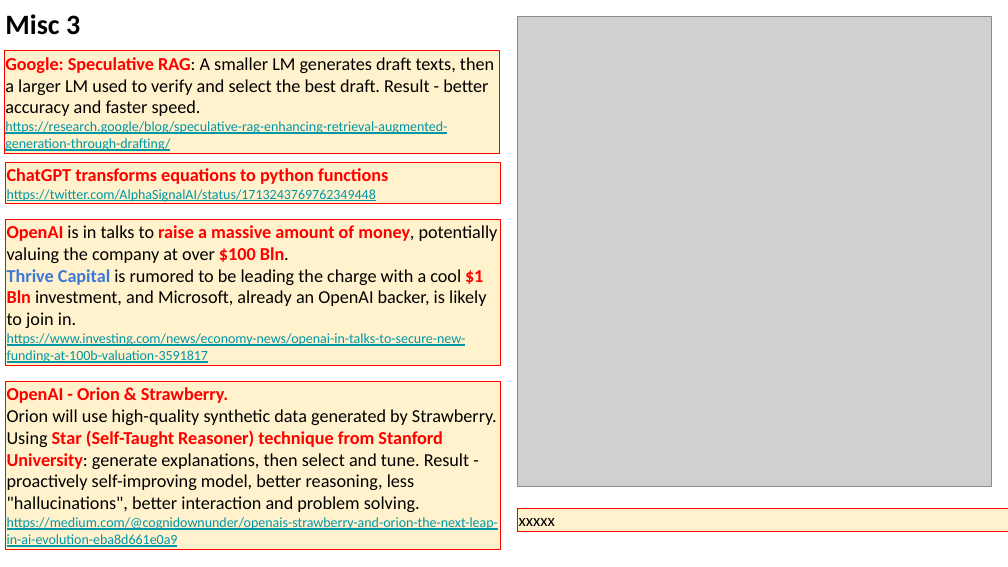
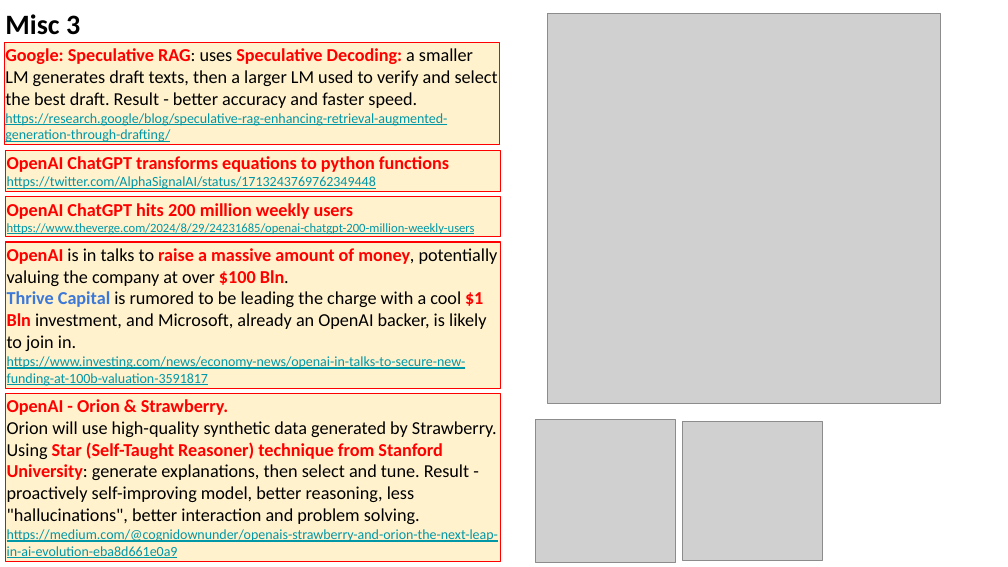
Before and after one commit to lselector/seminar, a slide deck: slide 7 of 2024/2024-08-30-AI-Updates.pptx. Drawn at 1008x567 pixels with LibreOffice and Linux fonts; fonts in the diff are those of the drawing; grey boxes stand for pictures. Boxes give left, top, right and bottom in pixels: in the first picture for what was removed or moved away, otherwise in the second. Text is boxed around its words. In the diff, an @@ line names an element or a change of style, - is before the commit and + after.

```diff
--- a/2024/2024-08-30-AI-Updates.pptx
+++ b/2024/2024-08-30-AI-Updates.pptx
@@ picture resized from (x1=517, y1=17, x2=991, y2=487) to (x1=547, y1=13, x2=940, y2=403) @@
@@ rectangle "Google: Speculative RAG: uses Speculative ..." moved from (x1=4, y1=51, x2=499, y2=153) to (x1=4, y1=42, x2=499, y2=144) @@
@@ text in rectangle at (x1=5, y1=48, x2=498, y2=108): text changed @@
-Google: Speculative RAG: A smaller LM generates draft texts, then a larger LM used to verify and select the best draft. Result - better accuracy and faster speed.
+Google: Speculative RAG: uses Speculative Decoding: a smaller LM generates draft texts, then a larger LM used to verify and select the best draft. Result - better accuracy and faster speed.
@@ rectangle "OpenAI ChatGPT transforms equations to ..." moved from (x1=6, y1=162, x2=501, y2=204) to (x1=6, y1=150, x2=501, y2=192) @@
@@ text in rectangle at (x1=7, y1=156, x2=449, y2=172): text changed @@
-ChatGPT transforms equations to python functions
+OpenAI ChatGPT transforms equations to python functions
@@ rectangle added at (x1=6, y1=197, x2=501, y2=236), fill #FFF2CC, outline #FF0000 0.75 pt, 9 pt, text #0097A7, underline @@
+OpenAI ChatGPT hits 200 million weekly users
+https://www.theverge.com/2024/8/29/24231685/openai-chatgpt-200-million-weekly-users
@@ rectangle "OpenAI is in talks to ..." moved from (x1=6, y1=219, x2=501, y2=365) to (x1=6, y1=242, x2=501, y2=388) @@
@@ rectangle "OpenAI - Orion & Strawberry." moved from (x1=6, y1=381, x2=501, y2=549) to (x1=6, y1=393, x2=501, y2=561) @@
@@ picture added at (x1=535, y1=419, x2=675, y2=562) @@
@@ picture added at (x1=682, y1=421, x2=823, y2=560) @@
@@ rectangle removed at (x1=517, y1=509, x2=1008, y2=531) @@
-xxxxx
```
Also in this commit, not shown: 3 other slides changed.
